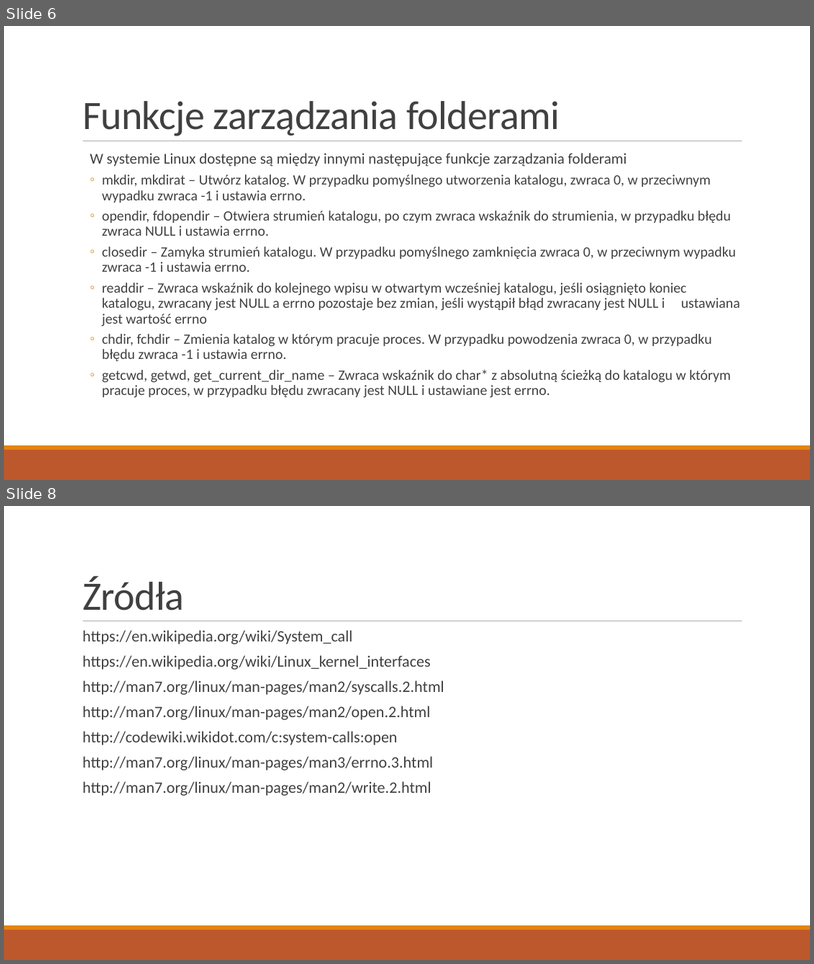
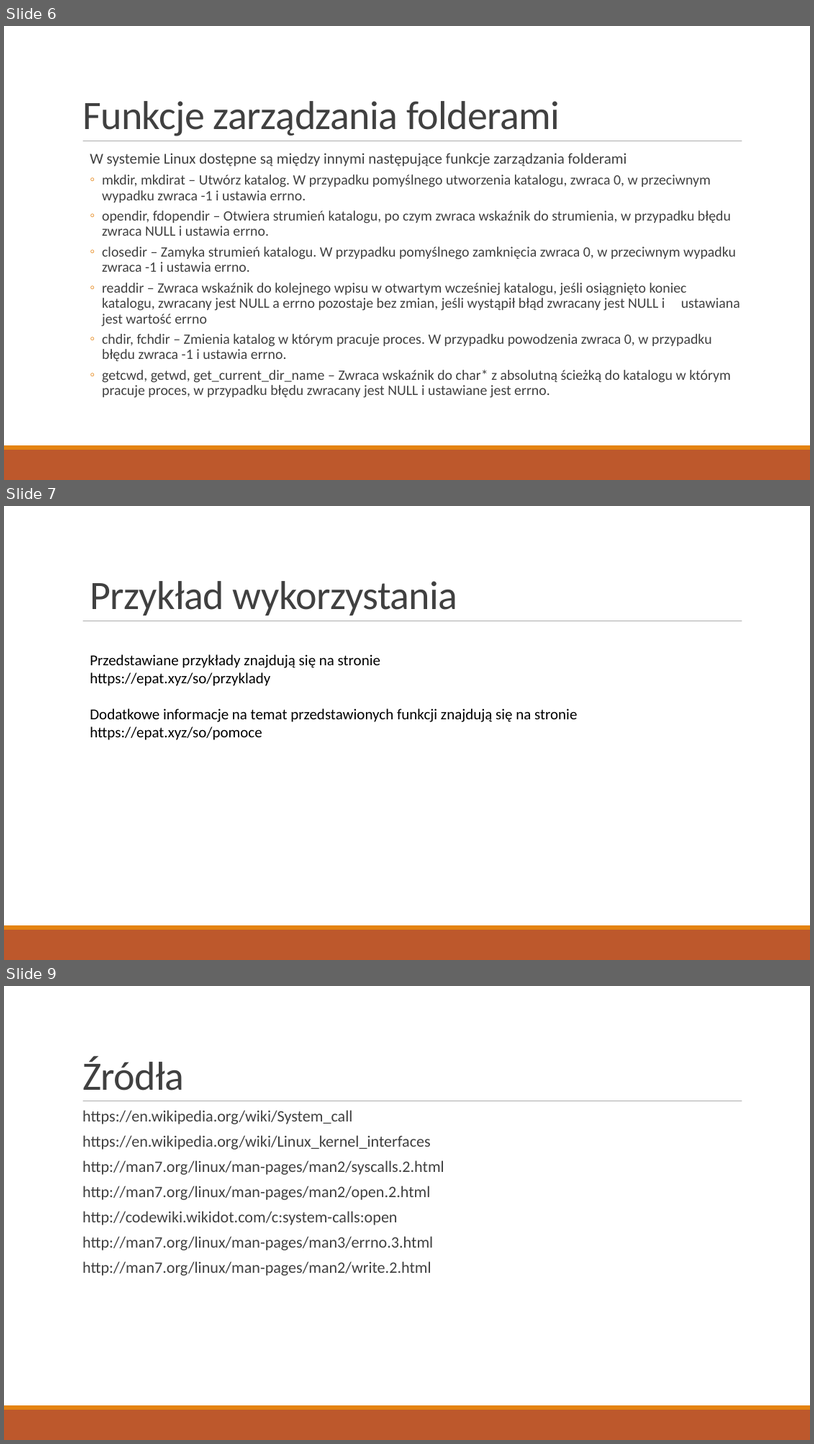
Before and after one commit to Epacik/ZaliczenieSystemowOperacyjnych, a slide deck: Projekt - Damian Kuśmierz.odp. Shown one above the other, each under a label of ours: slides 6 and 8 before the commit, slides 6, 7 and 9 after it; the slides between them are not shown. The pictures are 814x964 and 814x1444 pixels, drawn with LibreOffice and Linux fonts; fonts in the diff are those of the drawing. Boxes give left, top, right and bottom in pixels: in the first picture for what was removed or moved away, otherwise in the second. Text is boxed around its words. In the diff, an @@ line names an element or a change of style, - is before the commit and + after.

```diff
--- a/Projekt - Damian Kuśmierz.odp
+++ b/Projekt - Damian Kuśmierz.odp
@@ slide 7 added at (4, 506, 810, 960), background #FFFFFF; not listed: 3 template elements that a slide beside it also shows @@
@@ title added at (90, 581, 458, 615), 48 pt, text #404040 @@
+Przykład wykorzystania
@@ text added at (90, 654, 577, 740), 18 pt, text #000000 @@
+Przedstawiane przykłady znajdują się na stronie
+https://epat.xyz/so/przyklady
+Dodatkowe informacje na temat przedstawionych funkcji znajdują się na stronie
+https://epat.xyz/so/pomoce
@@ what was slide 8 is now slide 9 @@
```
Also in this commit, not shown: 1 slide changed, 2 other slides added, 2 slides removed, 3 other files.
